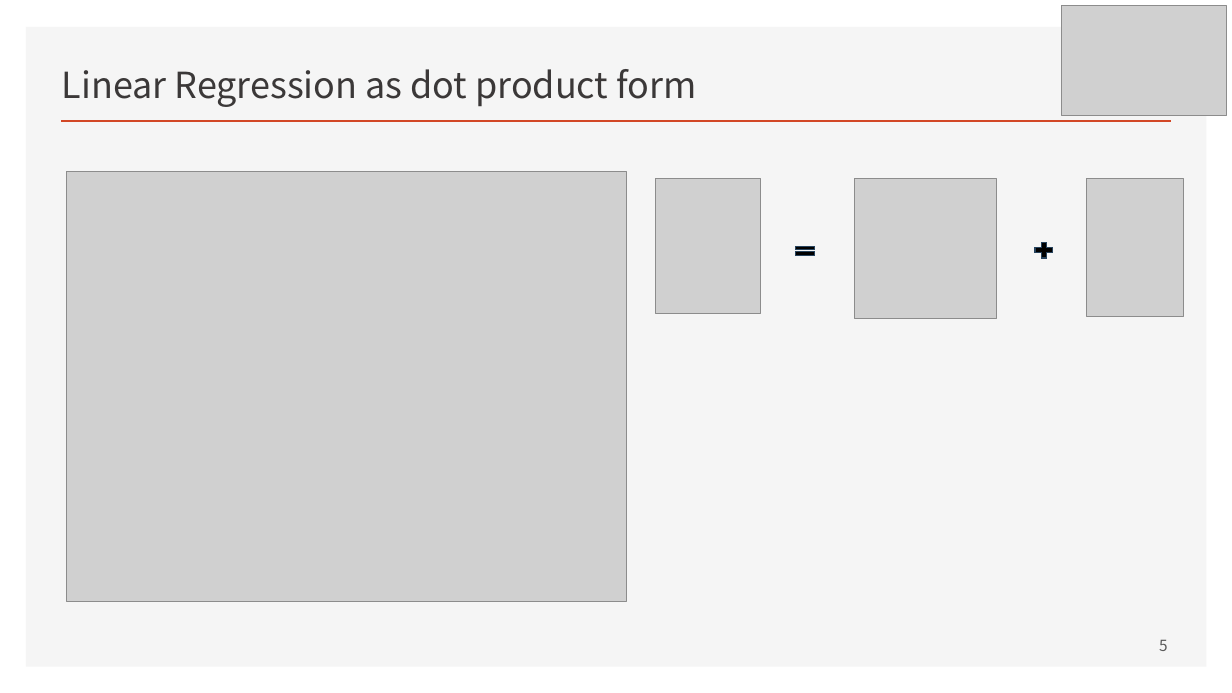
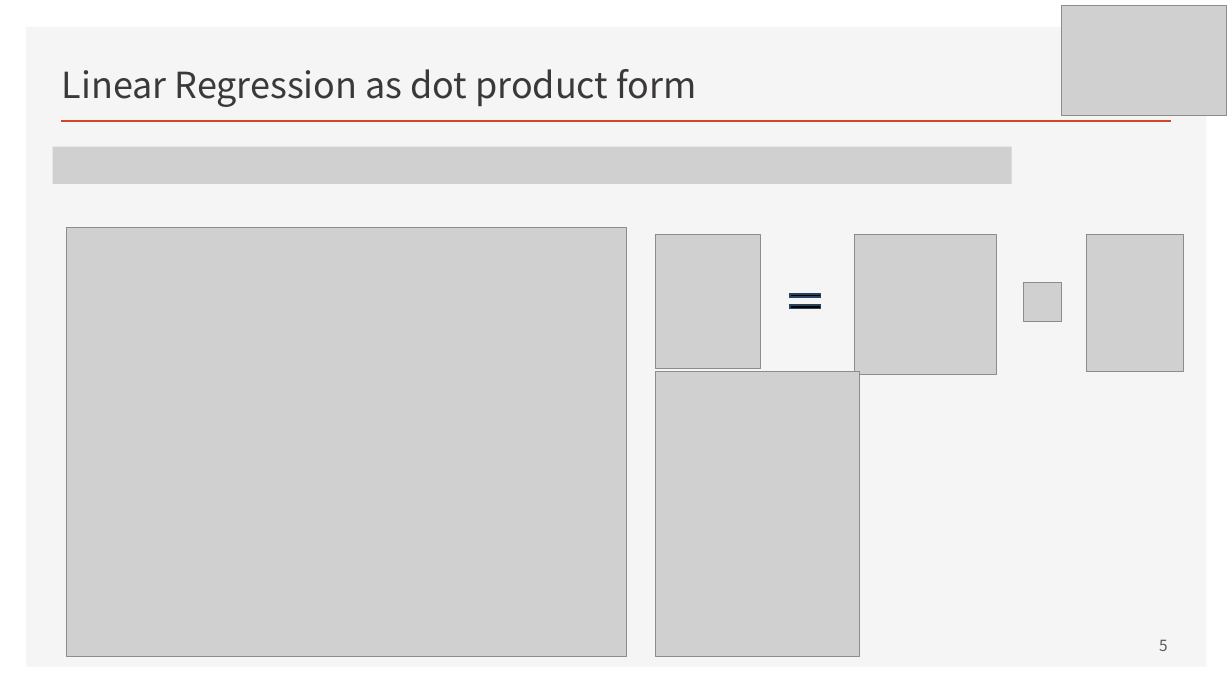
Before and after one commit to ancestor9/mathematics-for-machine-learning, a slide deck: slide 5 of w4_Perceptron_Regression.pptx. Drawn at 1232x693 pixels with LibreOffice and Linux fonts; fonts in the diff are those of the drawing; grey boxes stand for pictures. Boxes give left, top, right and bottom in pixels: in the first picture for what was removed or moved away, otherwise in the second. Text is boxed around its words. In the diff, an @@ line names an element or a change of style, - is before the commit and + after.

```diff
--- a/w4_Perceptron_Regression.pptx
+++ b/w4_Perceptron_Regression.pptx
@@ picture added at [53, 147, 1012, 184] @@
@@ 4 pictures: place and size @@
-4 pictures at [67, 172, 1184, 602]
+4 pictures at [67, 227, 1184, 657]
@@ plus sign removed at [1032, 239, 1056, 261] @@
@@ math equal: place and size @@
-math equal at [792, 243, 818, 259]
+math equal at [785, 288, 826, 313]
@@ math equal at [785, 288, 826, 313]: proportions changed @@
@@ picture added at [1023, 283, 1062, 322] @@
@@ picture added at [656, 372, 860, 657] @@
```
Also in this commit, not shown: 11 other slides changed, 2 slides added.
